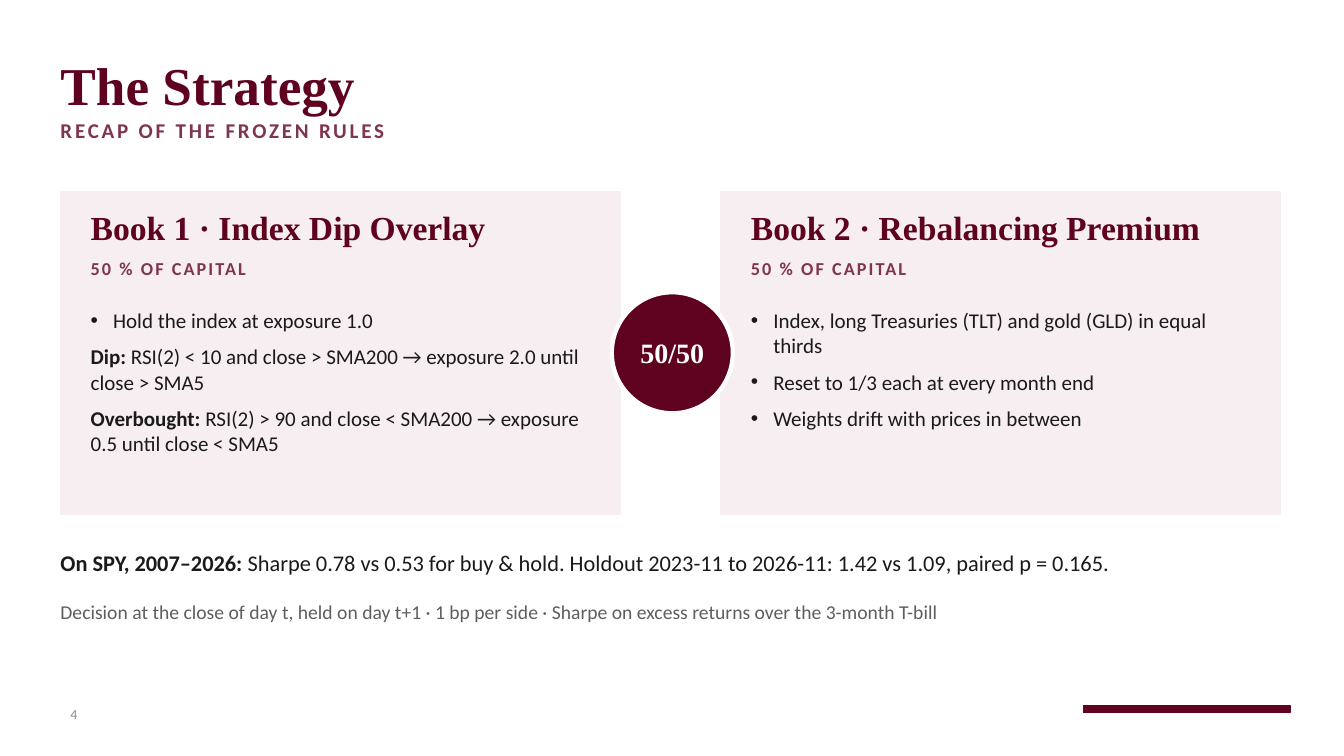
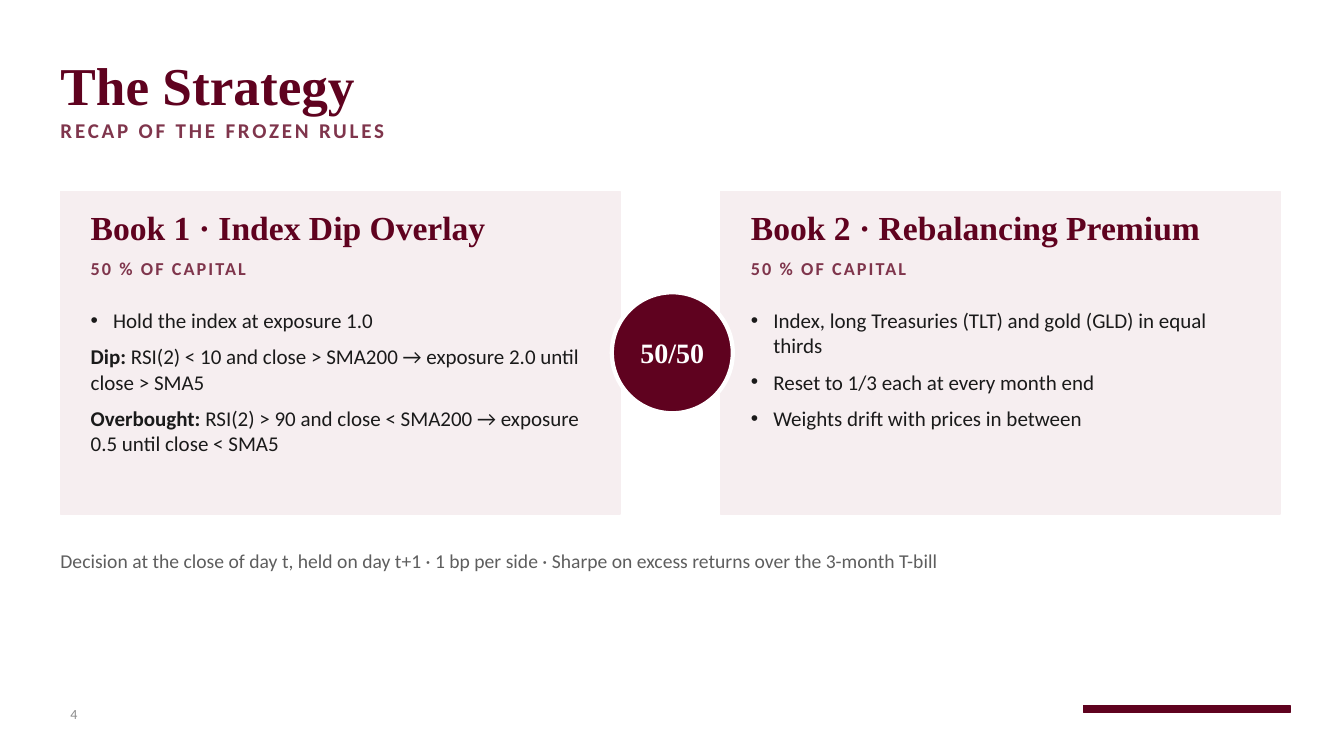
Before and after one commit to RobinHumberg/regime-diversified-mean-reversion, a slide deck: slide 4 of presentation/regime_mr_other_markets.pptx. Drawn at 1344x756 pixels with LibreOffice and Linux fonts; fonts in the diff are those of the drawing; background and template pictures are left out. Boxes give left, top, right and bottom in pixels: in the first picture for what was removed or moved away, otherwise in the second. Text is boxed around its words. In the diff, an @@ line names an element or a change of style, - is before the commit and + after.

```diff
--- a/presentation/regime_mr_other_markets.pptx
+++ b/presentation/regime_mr_other_markets.pptx
@@ text "Decision at the close of ...": place and size @@
-text "Decision at the close of ..." at [60,605,937,622]
+text "Decision at the close of ..." at [60,554,937,571]
@@ text removed at [60,555,1109,575] @@
-On SPY, 2007–2026: Sharpe 0.78 vs 0.53 for buy & hold. Holdout 2023-11 to 2026-11: 1.42 vs 1.09, paired p = 0.165.
```
Also in this commit, not shown: 1 other slide changed, 3 other files.
